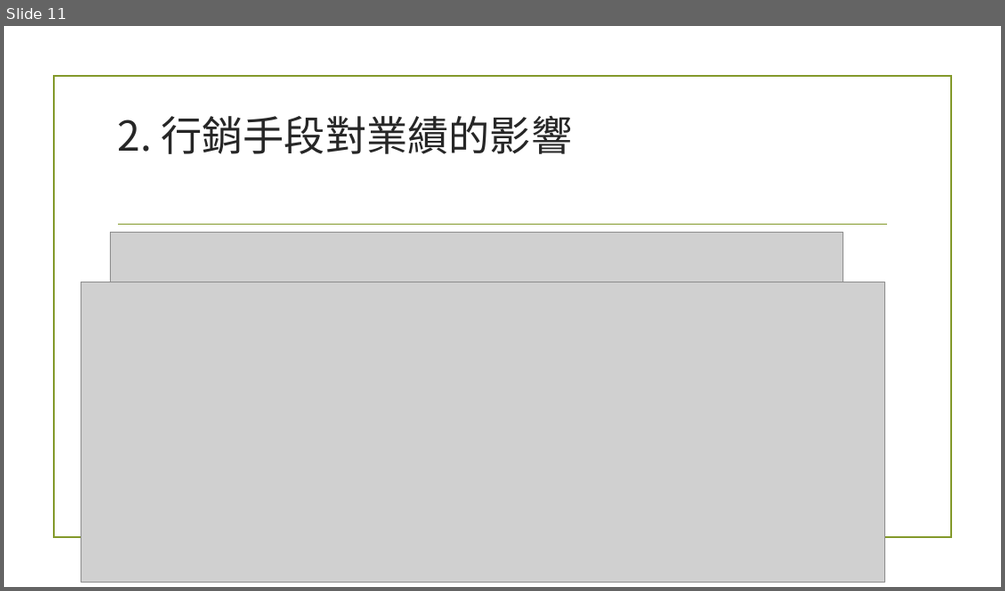
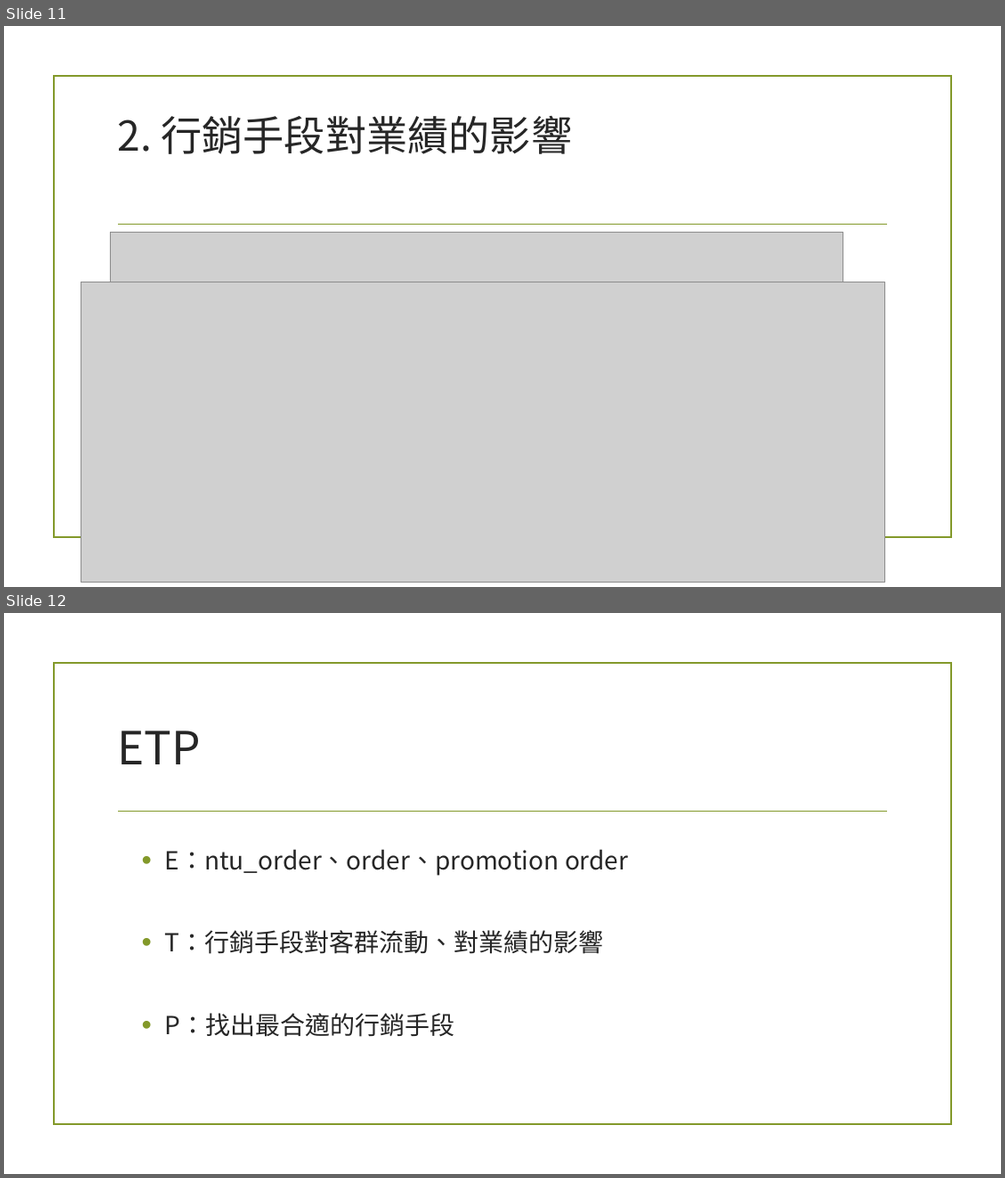
Before and after one commit to KungRayHo/python_project, a slide deck: [python] FinalProject/FinalProject3.pptx. Shown one above the other, each under a label of ours: slide 11 before the commit, slides 11 and 12 after it. The pictures are 1005x591 and 1005x1178 pixels, drawn with LibreOffice and Linux fonts; fonts in the diff are those of the drawing; grey boxes stand for pictures; background and template pictures are left out. Boxes give left, top, right and bottom in pixels: in the first picture for what was removed or moved away, otherwise in the second. Text is boxed around its words. In the diff, an @@ line names an element or a change of style, - is before the commit and + after.

```diff
--- a/[python] FinalProject/FinalProject3.pptx
+++ b/[python] FinalProject/FinalProject3.pptx
@@ slide 12 added at box(4, 613, 1001, 1174), background picture (left out); not listed: 2 template elements that a slide beside it also shows @@
@@ title added at box(117, 730, 200, 764), 44 pt, text #262626 @@
+ETP
@@ text added at box(165, 849, 628, 1037), 24 pt, text #262626 @@
+• E：ntu_order、order、promotion order
+• T：行銷手段對客群流動、對業績的影響
+• P：找出最合適的行銷手段
```
Also in this commit, not shown: 1 slide changed, 1 slide removed.
